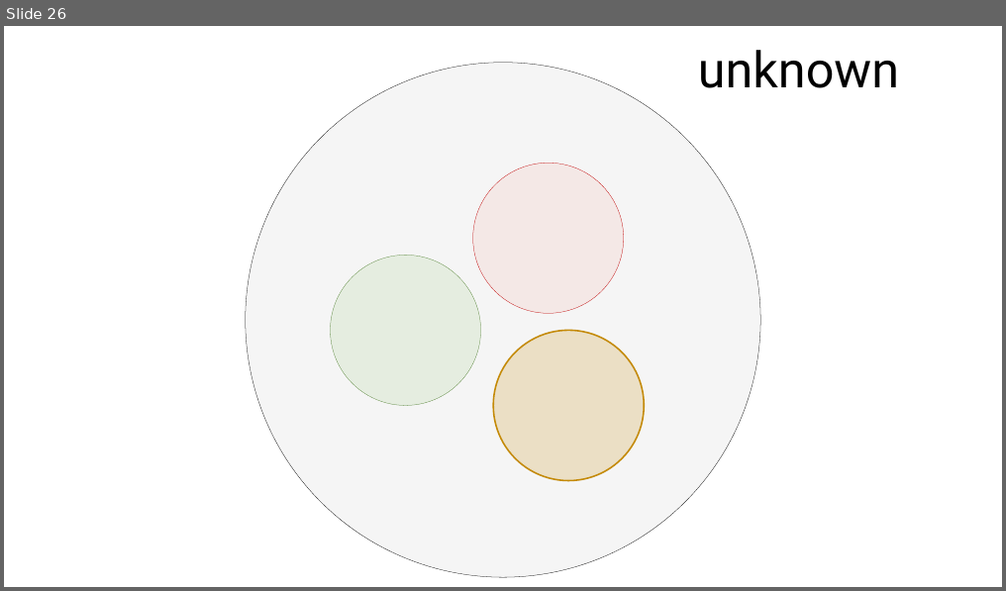
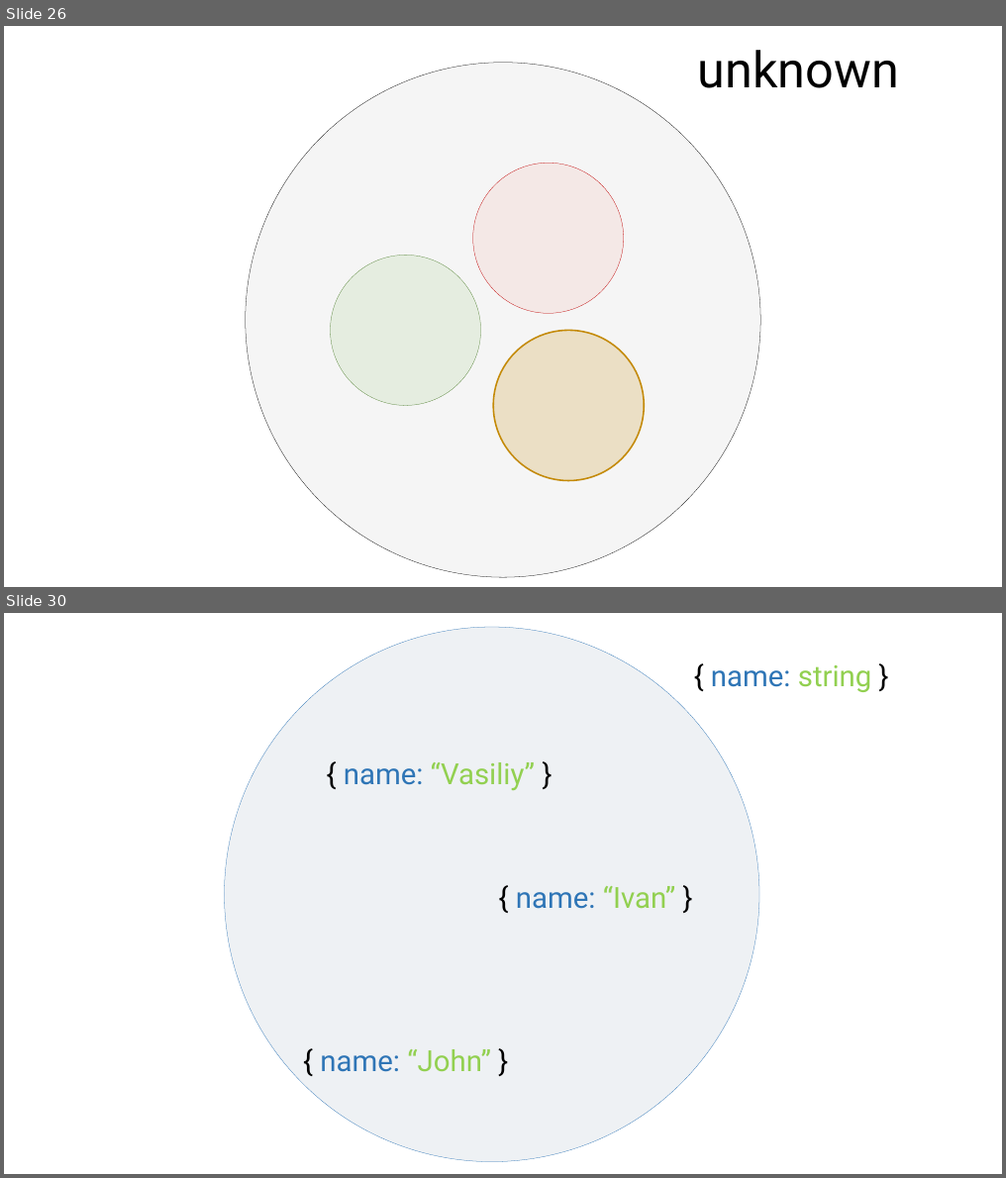
Before and after one commit to rkhaimov/brain-gym, a slide deck: Презентация.pptx. Shown one above the other, each under a label of ours: slide 26 before the commit, slides 26 and 30 after it; the slides between them are not shown. The pictures are 1006x591 and 1006x1178 pixels, drawn with LibreOffice and Linux fonts; fonts in the diff are those of the drawing. Boxes give left, top, right and bottom in pixels: in the first picture for what was removed or moved away, otherwise in the second. Text is boxed around its words. In the diff, an @@ line names an element or a change of style, - is before the commit and + after.

```diff
--- a/Презентация.pptx
+++ b/Презентация.pptx
@@ slide 30 added at box(4, 613, 1002, 1174), background #FFFFFF @@
@@ ellipse added at box(224, 627, 759, 1162), fill #ADB9CA at 20% opacity, outline #2E75B6 0.25 pt @@
@@ text added at box(711, 665, 872, 692), 28 pt, text #92D050 @@
+{ name: string }
@@ text added at box(344, 762, 535, 791), 28 pt, text #92D050 @@
+{ name: “Vasiliy” }
@@ text added at box(516, 886, 676, 909), 28 pt, text #92D050 @@
+{ name: “Ivan” }
@@ text added at box(320, 1050, 491, 1072), 28 pt, text #92D050 @@
+{ name: “John” }
```
Also in this commit, not shown: 29 other slides added, 2 other files.
